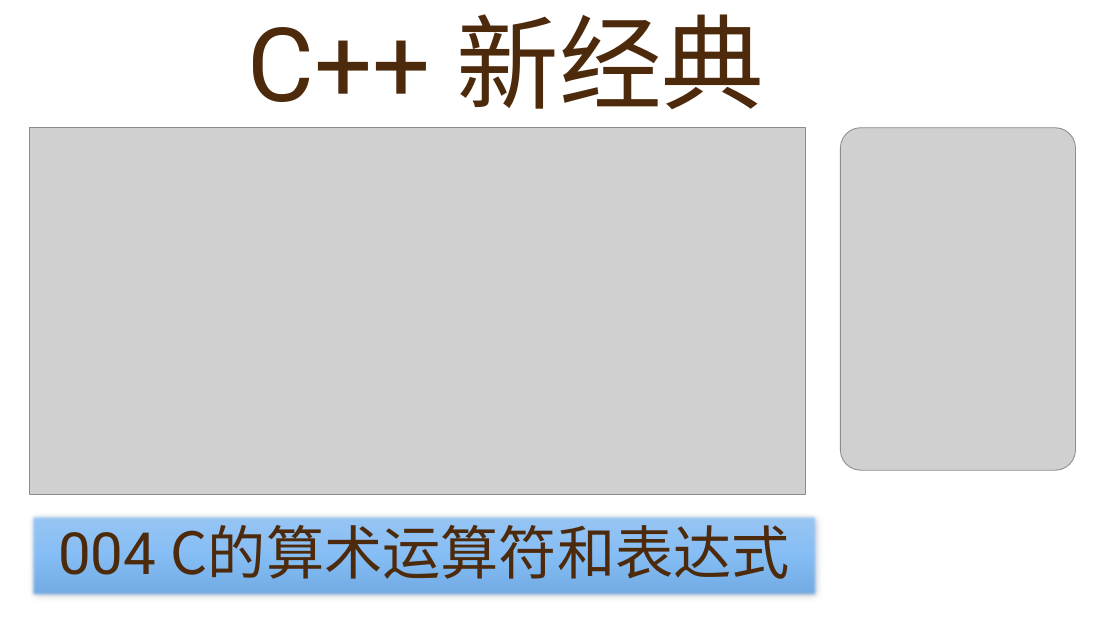
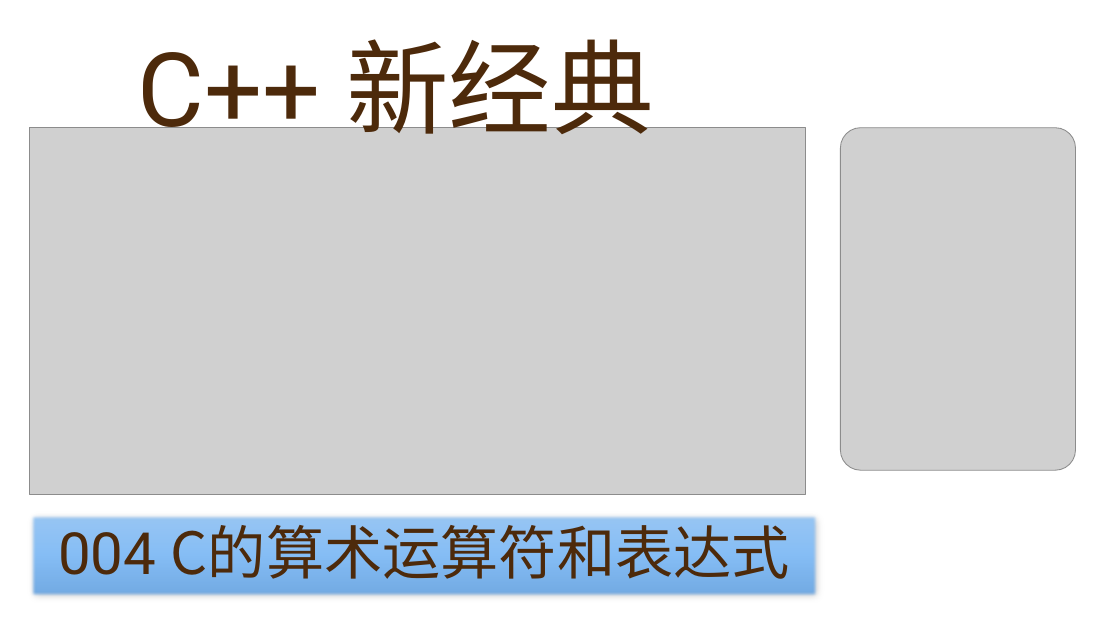
Before and after one commit to yasenstar/learn_cpp, a slide deck: slide 4 of cpp_new/C++ 新经典.pptx. Drawn at 1120x630 pixels with LibreOffice and Linux fonts; fonts in the diff are those of the drawing; grey boxes stand for pictures; background and template pictures are left out. Boxes give left, top, right and bottom in pixels: in the first picture for what was removed or moved away, otherwise in the second. Text is boxed around its words. In the diff, an @@ line names an element or a change of style, - is before the commit and + after.

```diff
--- a/cpp_new/C++ 新经典.pptx
+++ b/cpp_new/C++ 新经典.pptx
@@ title "C++ 新经典" rewrapped from <box>248,14,765,109</box> to <box>138,39,654,152</box> @@
```
Also in this commit, not shown: 10 other slides changed, 1 slide added, 29 other files.
